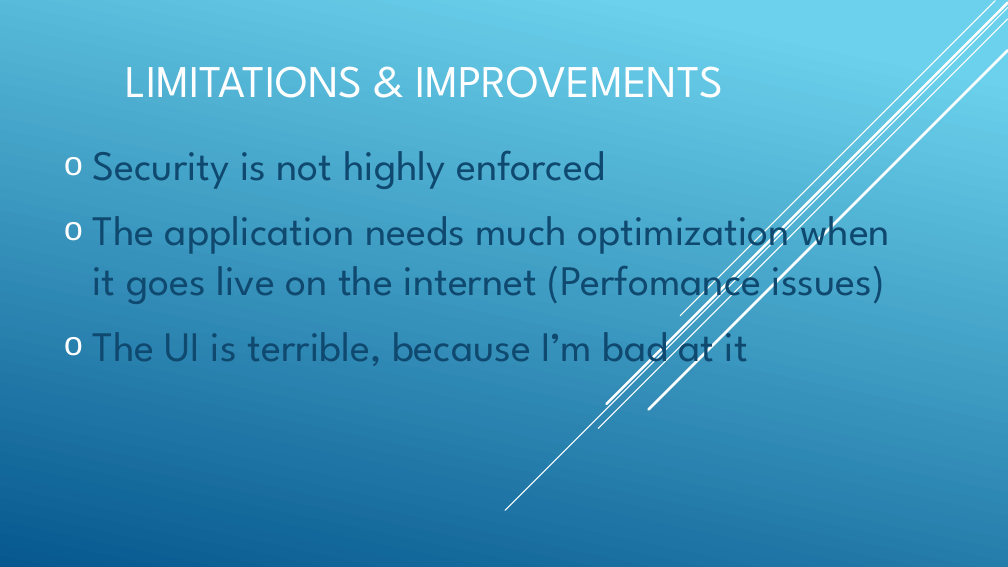
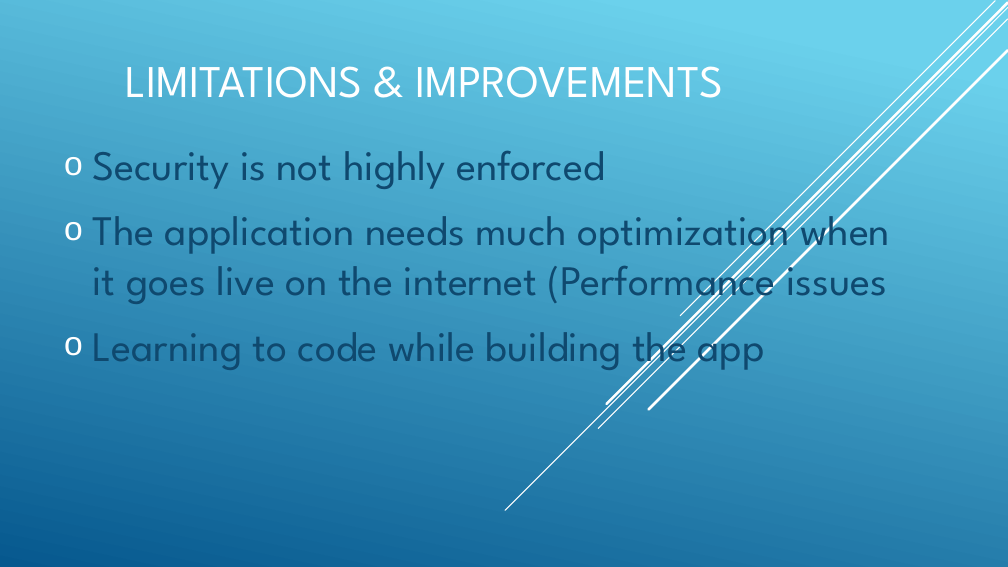
Before and after one commit to microworlds/simple-pro, a slide deck: slide 12 of pro-pre.pptx (slide 16 before the commit). Drawn at 1008x567 pixels with LibreOffice and Linux fonts; fonts in the diff are those of the drawing. Boxes give left, top, right and bottom in pixels: in the first picture for what was removed or moved away, otherwise in the second. Text is boxed around its words. In the diff, an @@ line names an element or a change of style, - is before the commit and + after.

```diff
--- a/pro-pre.pptx
+++ b/pro-pre.pptx
@@ subtitle at [93,203,890,374]: text changed @@
-o The application needs much optimization when it goes live on the internet (Perfomance issues)
-o The UI is terrible, because I’m bad at it
+o The application needs much optimization when it goes live on the internet (Performance issues
+o Learning to code while building the app
```
Also in this commit, not shown: 8 other slides changed, 1 slide added, 5 slides removed, 22 other files.
